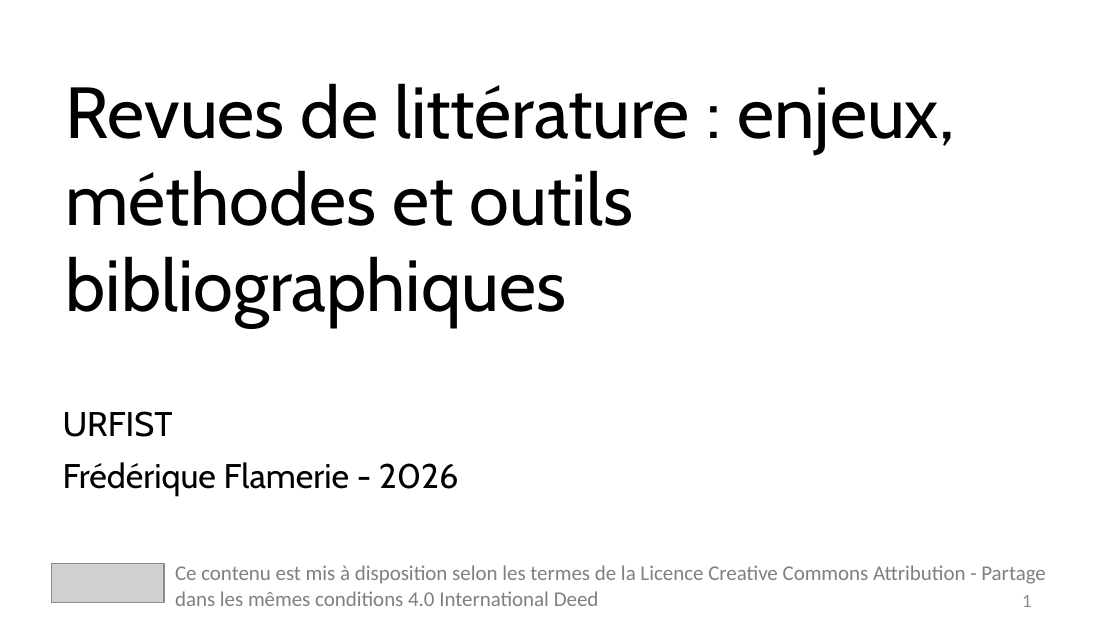
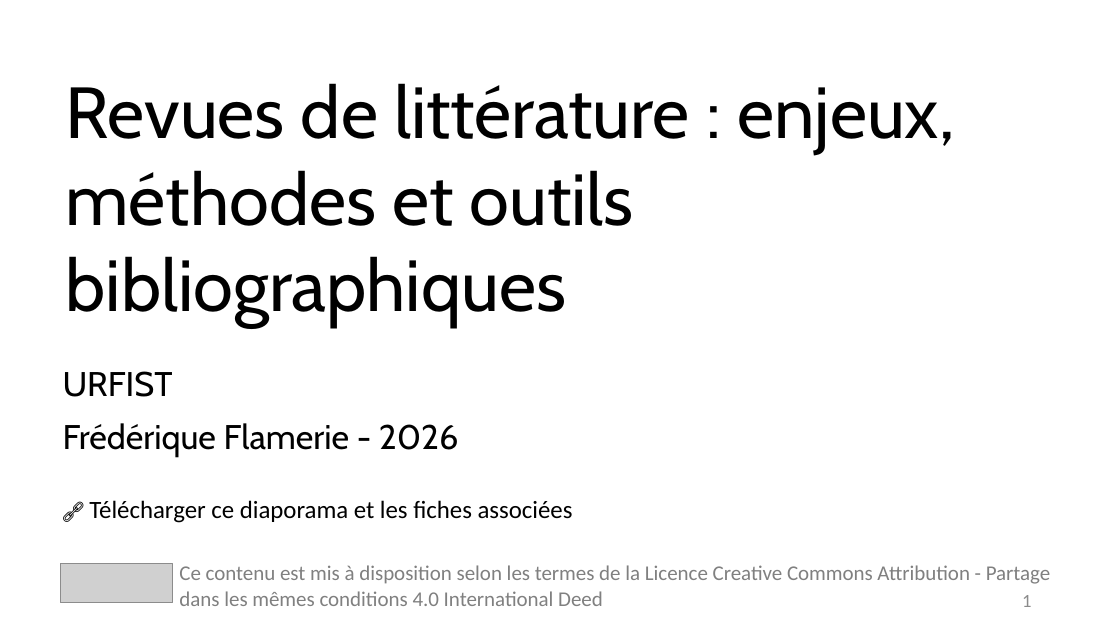
Before and after one commit to fflamerie/intro_revlit, a slide deck: slide 1 of docs/Intro_RevLit.odp. Drawn at 1120x630 pixels with LibreOffice and Linux fonts; fonts in the diff are those of the drawing; grey boxes stand for pictures. Boxes give left, top, right and bottom in pixels: in the first picture for what was removed or moved away, otherwise in the second. Text is boxed around its words. In the diff, an @@ line names an element or a change of style, - is before the commit and + after.

```diff
--- a/docs/Intro_RevLit.odp
+++ b/docs/Intro_RevLit.odp
@@ subtitle "URFIST": place and size @@
-subtitle "URFIST" at [63,411,459,497]
+subtitle "URFIST" at [63,371,459,457]
@@ text added at [89,500,573,523], 16 pt, text #000000 @@
+🔗 Télécharger ce diaporama et les fiches associées
@@ picture: place and size @@
-picture at [52,563,165,603]
+picture at [60,563,174,603]
@@ text "Ce contenu est mis à ...": place and size @@
-text "Ce contenu est mis à ..." at [175,565,1045,606]
+text "Ce contenu est mis à ..." at [179,565,1050,606]
```
Also in this commit, not shown: 3 other slides changed, 1 other file.
